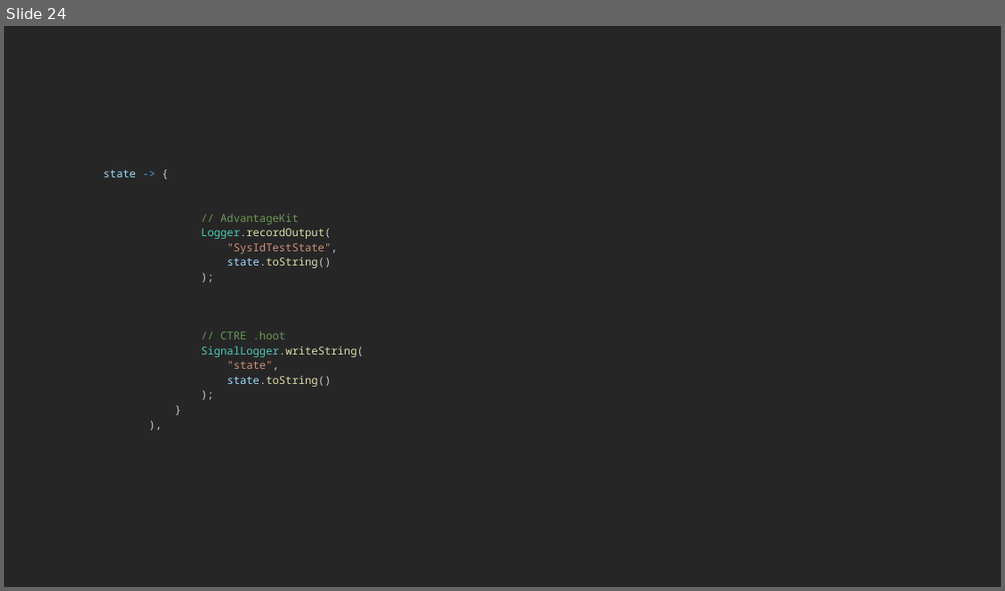
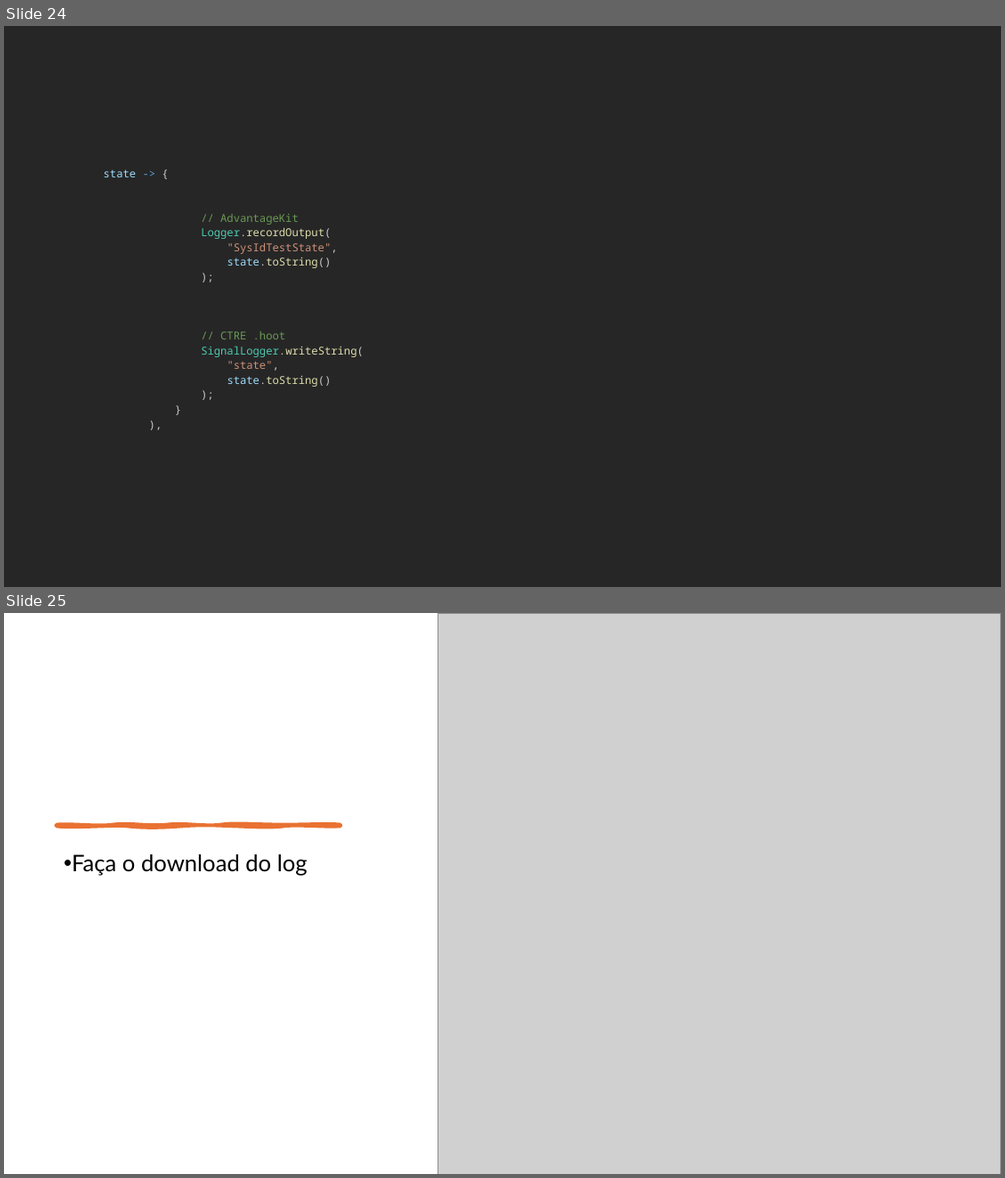
Before and after one commit to fabio-sudo/Tutorial_WPLIB, a slide deck: 4 - Calibração/Aula 5.pptx. Shown one above the other, each under a label of ours: slide 24 before the commit, slides 24 and 25 after it. The pictures are 1005x591 and 1005x1178 pixels, drawn with LibreOffice and Linux fonts; fonts in the diff are those of the drawing; grey boxes stand for pictures. Boxes give left, top, right and bottom in pixels: in the first picture for what was removed or moved away, otherwise in the second. Text is boxed around its words. In the diff, an @@ line names an element or a change of style, - is before the commit and + after.

```diff
--- a/4 - Calibração/Aula 5.pptx
+++ b/4 - Calibração/Aula 5.pptx
@@ slide 25 added at bbox=[4, 613, 1001, 1174], background #FFFFFF @@
@@ picture added at bbox=[438, 613, 1001, 1174] @@
@@ freeform shape added at bbox=[57, 825, 340, 826], fill #E97132, outline #E97132 3.5 pt @@
@@ text added at bbox=[72, 854, 307, 876], 22 pt, text #000000 @@
+• Faça o download do log
```
Also in this commit, not shown: 3 other slides added, 5 other files.
